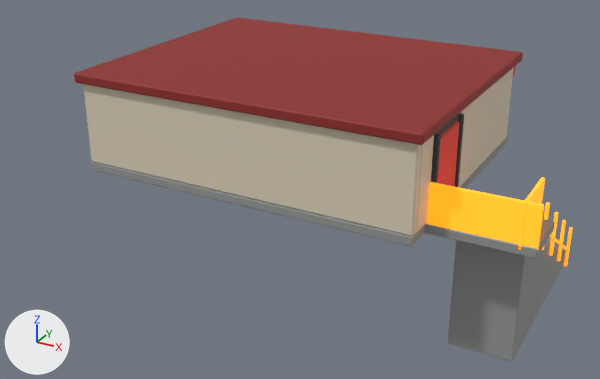
A saved change to the glTF model public/models/second_floor.glb.
Before and after are seen from a 50 mm camera at (10.23, -20.25, 11.91) aimed at (0.44, -2.44, 3.0). Lighting does not change. The marker at lower left points along +X, +Y and +Z. The picture after the commit comes second. Where no turn or scale is listed for an object, it has been applied to the vertices. Vertices at exactly the same position are counted once.

Objects in the first picture: 'LandingRailBack', 'LandingRailSide', 'StairStep14', 'UpperBackWall', 'UpperDoor', 'UpperFloor', 'UpperLanding', 'UpperRightWallBack', 'UpperRightWallFront', 'UpperRoof' and 21 more.
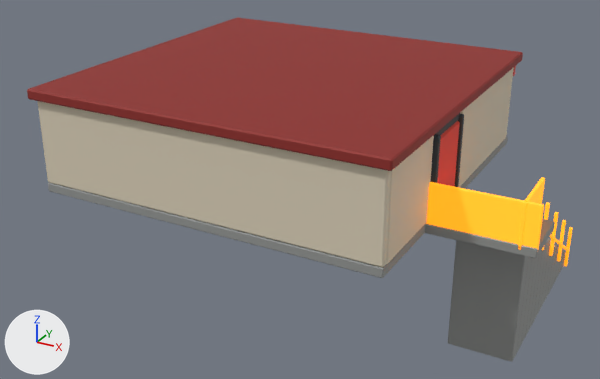
Where the newer file only moved an object's origin or applied its transform, the numbers keep the older frame.

Location of each change, (x1, y1, x2, y2) in pixels of the pictures (600 x 379 px; the box of a moved part takes in the faces that stretch with it):
'UpperRoof', moved, rescaled (10% wider, 20% taller): before (74, 18, 523, 145); after (27, 18, 523, 171)
'UpperBackWall', moved: before (83, 84, 421, 236); after (37, 101, 391, 267)
'UpperFloor', moved, rescaled (10% wider, 29% taller): before (91, 136, 508, 246); after (48, 136, 508, 278)
'UpperRightWallBack', reshaped, moved: before (416, 135, 434, 233); after (386, 135, 434, 264)
part 2 of me_cube_005, moved or reshaped (mostly hidden): before (416, 144, 423, 233); after (386, 171, 392, 264)
part 3 of me_cube_005, moved or reshaped: before (417, 138, 434, 232); after (388, 138, 434, 263)

The change in detail:
me_cube_001 is used by ob_upperfloor; location (0.0, -1.2, 3.56).
me_cube_001 had 24 vertices, 44 faces and spanned x -4.58..4.58, y -3.68..3.68, z -0.12..0.12.
me_cube_001 now has 24 vertices, 44 faces and spans x -4.58..4.58, y -5.28..3.68, z -0.12..0.12.
me_cube_001 part 1: the whole mesh is scaled about its middle by (1, 1.22, 1), then moved by (0.0, -0.8, 0.0).
me_cube_005 is used by ob_upperrightwallback; location (4.48, -4.35, 4.78).
me_cube_005 had 24 vertices, 44 faces and spanned x -0.12..0.12, y -0.38..0.38, z -1.1..1.1.
me_cube_005 now has 24 vertices, 44 faces and spans x -0.12..0.12, y -1.18..1.18, z -1.1..1.1.
me_cube_005 part 2: all 12 vertices in x -0.12..0.12, y -0.38..-0.34, z -1.1..1.1 are moved by (0.0, -0.8, 0.0).
me_cube_005 part 3: all 12 vertices in x -0.12..0.12, y 0.34..0.38, z -1.1..1.1 are moved by (0.0, 0.8, 0.0).
me_cube_020 is used by ob_upperroof; location (0.0, -1.2, 6.0).
me_cube_020 had 24 vertices, 44 faces and spanned x -4.72..4.72, y -3.82..3.82, z -0.13..0.13.
me_cube_020 now has 24 vertices, 44 faces and spans x -4.72..4.72, y -5.42..3.82, z -0.13..0.13.
me_cube_020 part 4: the whole mesh is scaled about its middle by (1, 1.21, 1), then moved by (0.0, -0.8, 0.0).
Object 'UpperBackWall' (ob_upperbackwall) moves from (0.0, -4.76, 4.78) to (0.0, -6.36, 4.78).
Object 'UpperRightWallBack' (ob_upperrightwallback) moves from (4.48, -4.35, 4.78) to (4.48, -5.17, 4.78).
